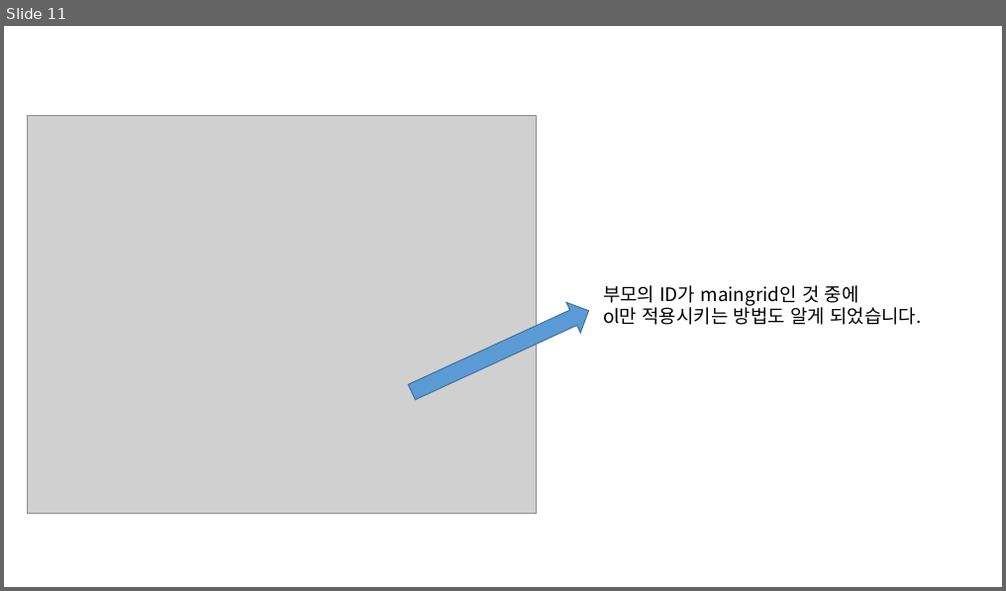
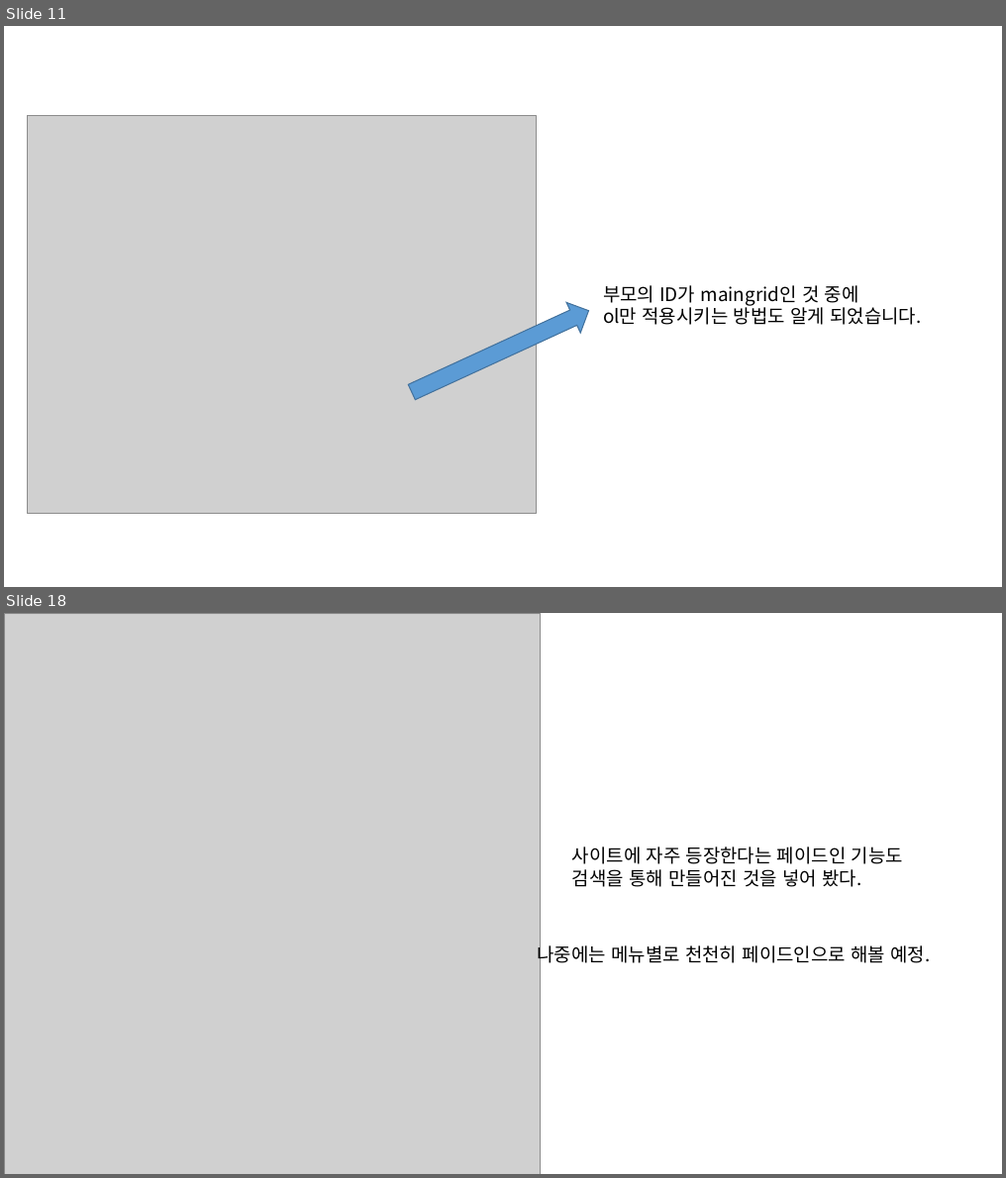
Before and after one commit to ehls1234/Coffee-web, a slide deck: 일지.pptx. Shown one above the other, each under a label of ours: slide 11 before the commit, slides 11 and 18 after it; the slides between them are not shown. The pictures are 1006x591 and 1006x1178 pixels, drawn with LibreOffice and Linux fonts; fonts in the diff are those of the drawing; grey boxes stand for pictures. Boxes give left, top, right and bottom in pixels: in the first picture for what was removed or moved away, otherwise in the second. Text is boxed around its words. In the diff, an @@ line names an element or a change of style, - is before the commit and + after.

```diff
--- a/일지.pptx
+++ b/일지.pptx
@@ slide 18 added at box(4, 613, 1002, 1174), background #FFFFFF @@
@@ picture added at box(4, 613, 540, 1174) @@
@@ text added at box(572, 847, 903, 887), 18 pt, text #000000 @@
+사이트에 자주 등장한다는 페이드인 기능도
+검색을 통해 만들어진 것을 넣어 봤다.
@@ text added at box(537, 943, 930, 967), 18 pt, text #000000 @@
+나중에는 메뉴별로 천천히 페이드인으로 해볼 예정.
```
Also in this commit, not shown: 6 other slides added, 10 other files.
